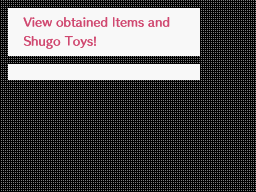
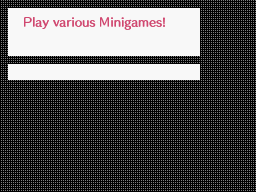
Revision of a layered 256×192 image; what changed, layer by layer:
added layer "Play various Minigames!" above "Play through the Story!" over [24, 17, 165, 30]
hid "View obtained Items and Shugo Toys!" over [23, 17, 170, 49]
